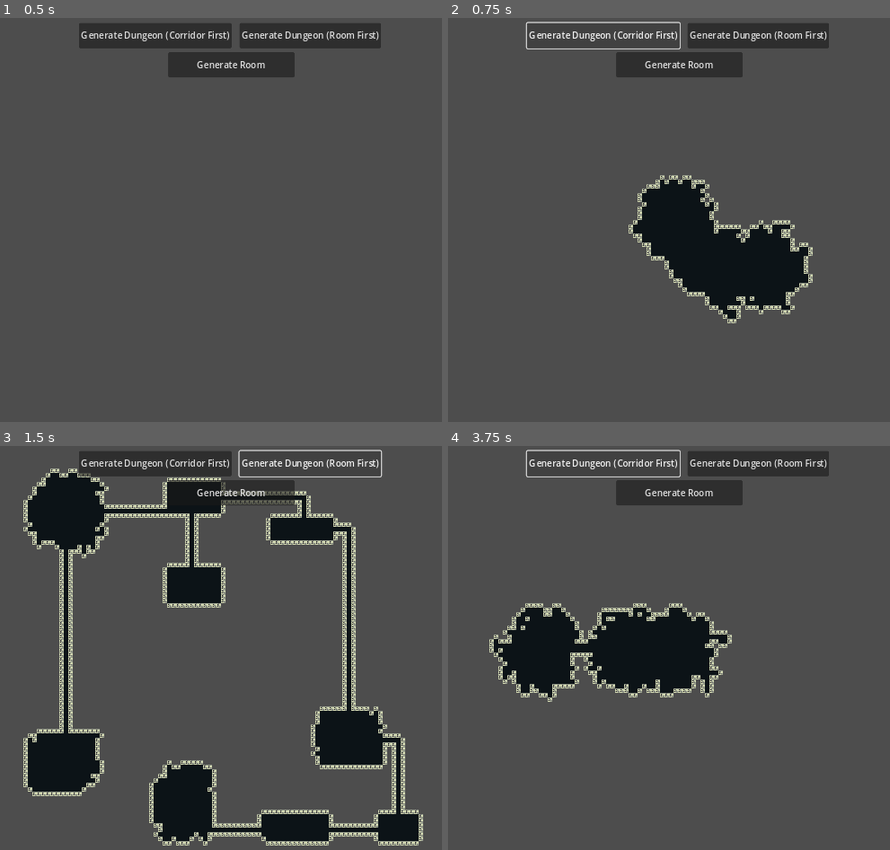
Above: before the commit, frames 1-4 (two rows, left to right).
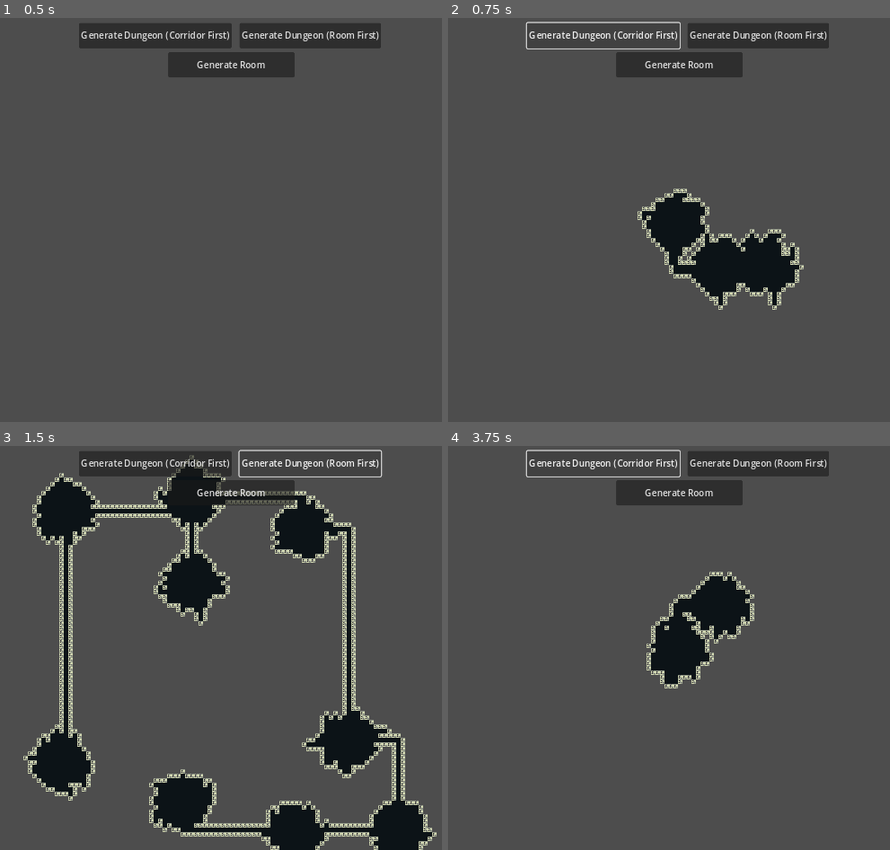
Above: after the commit, the same moments.

Repository: WizardsNStuff/Zealot-of-Wanderlust
Game: Godot game, scene res://Proc Gen/proc_gen.tscn
The game is run twice, just before and just after one commit, with the same random seed, the same clock (stepped at 60 frames per second) and the same inputs. This scene is started directly instead of the project's main scene.
Inputs:
- Up to frame 1 (0.5 s): no input
- Up to frame 2 (0.75 s): click "Generate Dungeon (Corridor Fi…" at 0.5 s
- Up to frame 3 (1.5 s): click "Generate Dungeon (Room First)" at 1.25 s
- Up to frame 4 (3.75 s): click "Generate Room" at 2 s; click "Generate Room" at 2.75 s; click "Generate Dungeon (Corridor Fi…" at 3.5 s

Frame 1 is identical in both runs. In frame 2, 4.1% of the frame differs, in the area x 40-83%, y 38-76%; in frame 3, 9.4%; in frame 4, 9.5%, in the area x 9-70%, y 31-64%.

Commit message:
added an optional diagonal corridor creation to connect rooms

Diff:
--- a/zealot-of-wanderlust/Proc Gen/proc_gen.tscn
+++ b/zealot-of-wanderlust/Proc Gen/proc_gen.tscn
@@ -68,6 +68,7 @@
 1:4/0 = 0
 0:5/0 = 0
 1:5/0 = 0
+2:10/0 = 0
 
 [sub_resource type="TileSet" id="TileSet_oibp5"]
 tile_size = Vector2i(32, 32)
@@ -82,14 +83,12 @@
 [node name="ProcGenData" type="Node" parent="."]
 script = ExtResource("2_fqe3b")
 room_iterations = 500
-room_walk_length = 20
 room_start_randomly_each_iteration = false
 corridor_amount = 3
 min_room_width = 15
 min_room_height = 15
 dungeon_width = 100
 dungeon_height = 100
-room_offset = 6
 random_walk_room = true
 
 [node name="ProcGenView" type="CanvasLayer" parent="." node_paths=PackedStringArray("proc_gen_controller", "gen_room_btn", "corridor_first_btn", "room_first_btn")]
--- a/zealot-of-wanderlust/Proc Gen/proc_gen_controller.gd
+++ b/zealot-of-wanderlust/Proc Gen/proc_gen_controller.gd
@@ -9,6 +9,7 @@
 
 # the tilemap layer for the walls
 @export var wall_tilemap_layer : WallTileMapLayer
+
 
 # runs the procedural generation for creating the floor layout and walls
 # this method generates the floor positions using a random walk algorithm
@@ -152,66 +153,11 @@
 	# return the dictionary containing all wall positions
 	return wall_positions
 
-# generates a random walk corridor starting from a specified position
-# creates a corridor by moving in a random direction for a given length
-func random_walk_corridor(start_position : Vector2i, corridor_length : int) -> Array:
-	# array to store the positions of the corridor tiles
-	var corridor : Array = []
-
-	# get a random direction for the corridor movement
-	var direction = get_random_direction()
-
-	# set the current position to the starting position
-	var current_position = start_position
-
-	# add the current position to the corridor tile list
-	corridor.append(current_position)
-
-	# iterate for the specified length of the corridor
-	for i in range(0, corridor_length):
-		# move to the next position in the current direction
-		current_position += direction
-
-		# add the new position to the corridor array
-		corridor.append(current_position)
-
-	# return the array containing all positions of the corridor tiles
-	return corridor
-
-# creates corridors using a random walk algorithm and adds their positions to the set of floor positions
-# generates a specified number of corridors
-# updating the floor positions and potential room positions as corridors are created.
-func create_corridors(floor_positions : Dictionary, potential_room_positions : Dictionary) -> Array[Array]:
-	# set the starting position for corridor generation
-	var current_position = proc_gen_data.start_position
-
-	# mark the starting position as a potential room position
-	potential_room_positions[current_position] = null
-
-	# array to store all the generated corridors
-	var corridors : Array[Array] = []
-
-	# loop through the specified corridor amount to generate multiple corridors
-	for i in range(0, proc_gen_data.corridor_amount):
-		# generate a corridor by executing a random walk from the current position
-		var corridor : Array = random_walk_corridor(current_position, proc_gen_data.corridor_walk_length)
-
-		# store the generated corridor in the corridors array
-		corridors.append(corridor)
-
-		# set current_position to the last position in the generated corridor (the corridor endpoint)
-		current_position = corridor[corridor.size() - 1]
-
-		# mark the end position of the corridor as a potential room position
-		potential_room_positions[current_position] = null
-
-		# iterate through each position in the generated corridor
-		for position in corridor:
-			# include the position in the dictionary of floor positions, marking it as part of the floor layout
-			floor_positions[position] = null
-
-	# return the array of generated corridors
-	return corridors
+
+
+
+
+# Corridor First Generation
 
 # generate corridors first then add rooms, walls, and other features around them
 func corridor_first_generation() -> void:
@@ -418,117 +364,72 @@
 	# if the direction does not match any cardinal direction, return Vector2i.ZERO
 	return Vector2i.ZERO
 
-# performs binary space partitioning on a given space to create a list of rooms
-# algorithm recursively splits the space until the resulting rooms meet
-# the minimum width and height requirements
-func binary_space_partitioning(space_to_split : AABB, minWidth: int, minHeight: int) -> Array[AABB]:
-	# queue to hold the spaces that need to be split
-	var rooms_queue : Array[AABB] = []
-	# array to store the successfully created rooms
-	var rooms_list : Array[AABB] = []
-
-	# enqueue the initial space to split
-	rooms_queue.push_back(space_to_split)
-
-	# process the queue until all spaces have been handled
-	while (rooms_queue.size() > 0):
-		# dequeue the next room to process
-		var room : AABB = rooms_queue.pop_front()
-
-		# check if the room is large enough to split
-		if (room.size.y >= minHeight && room.size.x >= minWidth):
-
-			# generate a random value to decide how to split the room, for a more random room layout
-			# if the random value is <= 0.5, we prioritize a horizontal split
-			if (randf() <= 0.5):
-
-				# if the room's height is at least double the min height
-				# split the room horizontally to create two new rooms
-				if (room.size.y >= minHeight*2):
-					split_horizontally(minHeight, rooms_queue, room)
-
-				# if the room's width is at least double the min width
-				# split the room vertically to create two new rooms
-				elif (room.size.x >= minWidth*2):
-					split_vertically(minWidth, rooms_queue, room)
-
-				# the room cannot be split further due to size constraints
-				# but it is a valid room, so we add it to the rooms list
-				else:
-					rooms_list.append(room)
-
-			# if the random value is > 0.5, we prioritize a vertical split
-			else:
-
-				# if the room's width is at least double the min width
-				# split the room vertically to create two new rooms
-				if (room.size.x >= minWidth*2):
-					split_vertically(minWidth, rooms_queue, room)
-
-				# if the room's height is at least double the min height
-				# split the room horizontally to create two new rooms
-				elif (room.size.y >= minHeight*2):
-					split_horizontally(minHeight, rooms_queue, room)
-
-				# the room cannot be split further due to size constraints
-				# but it is a valid room, so we add it to the rooms list
-				else:
-					rooms_list.append(room)
-
-	# return the list of created rooms
-	return rooms_list
-
-# splits a given room vertically, creating two new rooms
-func split_vertically(_minWidth : int, rooms_queue : Array[AABB], room : AABB) -> void:
-	# generate a random split position along the width of the room
-	var x_split : float = randf_range(1, room.size.x)
-
-	# using a split range of (minWidth, room.size.x - minWidth) ensures we always fit 2
-	# rooms but this creates a grid like structure which looks less random
-	#var x_split : float = randf_range(minWidth, room.size.x - minWidth)
-
-	# room_1 is defined by the original room's position (bottom-left corner)
-	# and extends horizontally from the start of the room to the x_split point
-	# while the height remains the same as the original room
-	var room_1 : AABB = AABB(room.position, Vector3i(x_split, room.size.y, room.size.z))
-
-	# room_2 is defined by the position that starts just after the x_split point
-	# and extends to the right side of the original room
-	# while the height remains the same as the original room
-	var room_2 : AABB = AABB(
-		Vector3i(room.position.x + x_split, room.position.y, room.position.z),
-		Vector3i(room.size.x - x_split, room.size.y, room.size.z)
-		)
-
-	# enqueue both newly created rooms back into the rooms_queue for further processing
-	rooms_queue.push_back(room_1)
-	rooms_queue.push_back(room_2)
-
-# splits a given room horizontally, creating two new rooms
-func split_horizontally(_minHeight : int, rooms_queue : Array[AABB], room : AABB) -> void:
-	# generate a random split position along the width of the room
-	var y_split : float = randf_range(1, room.size.y)
-
-	# using a split range of (minHeight, room.size.y - minHeight) ensures we always fit 2
-	# rooms but this creates a grid like structure which looks less random
-	#var y_split : float = randf_range(minHeight, room.size.y - minHeight)
-
-	# room_1 is defined by the original room's position (bottom-left corner)
-	# and extends vertically from the start of the room to the y_split point
-	# while the width remains the same as the original room
-	var room_1 : AABB = AABB(room.position, Vector3i(room.size.x, y_split, room.size.z))
-
-	# room_2 is defined by the position that starts just after the y_split point
-	# and extends to the top of the original room
-	# while the width remains the same as the original room
-	var room_2 : AABB = AABB(
-		Vector3i(room.position.x, room.position.y + y_split, room.position.z),
-		Vector3i(room.size.x, room.size.y - y_split, room.size.z)
-		)
-
-	# enqueue both newly created rooms back into the rooms_queue for further processing
-	rooms_queue.push_back(room_1)
-	rooms_queue.push_back(room_2)
+# creates corridors using a random walk algorithm and adds their positions to the set of floor positions
+# generates a specified number of corridors
+# updating the floor positions and potential room positions as corridors are created.
+func create_corridors(floor_positions : Dictionary, potential_room_positions : Dictionary) -> Array[Array]:
+	# set the starting position for corridor generation
+	var current_position = proc_gen_data.start_position
+
+	# mark the starting position as a potential room position
+	potential_room_positions[current_position] = null
+
+	# array to store all the generated corridors
+	var corridors : Array[Array] = []
+
+	# loop through the specified corridor amount to generate multiple corridors
+	for i in range(0, proc_gen_data.corridor_amount):
+		# generate a corridor by executing a random walk from the current position
+		var corridor : Array = random_walk_corridor(current_position, proc_gen_data.corridor_walk_length)
+
+		# store the generated corridor in the corridors array
+		corridors.append(corridor)
+
+		# set current_position to the last position in the generated corridor (the corridor endpoint)
+		current_position = corridor[corridor.size() - 1]
+
+		# mark the end position of the corridor as a potential room position
+		potential_room_positions[current_position] = null
+
+		# iterate through each position in the generated corridor
+		for position in corridor:
+			# include the position in the dictionary of floor positions, marking it as part of the floor layout
+			floor_positions[position] = null
+
+	# return the array of generated corridors
+	return corridors
+
+# generates a random walk corridor starting from a specified position
+# creates a corridor by moving in a random direction for a given length
+func random_walk_corridor(start_position : Vector2i, corridor_length : int) -> Array:
+	# array to store the positions of the corridor tiles
+	var corridor : Array = []
+
+	# get a random direction for the corridor movement
+	var direction = get_random_direction()
+
+	# set the current position to the starting position
+	var current_position = start_position
+
+	# add the current position to the corridor tile list
+	corridor.append(current_position)
+
+	# iterate for the specified length of the corridor
+	for i in range(0, corridor_length):
+		# move to the next position in the current direction
+		current_position += direction
+
+		# add the new position to the corridor array
+		corridor.append(current_position)
+
+	# return the array containing all positions of the corridor tiles
+	return corridor
+
+
+
+
+
+# Room First Generation
 
 # generates rooms using binary space partitioning (BSP), creates simple rooms from the partitions,
 # and paints the floor tiles for these rooms onto a tilemap
@@ -557,6 +458,13 @@
 		proc_gen_data.min_room_height
 		)
 
+	var list = []
+	for room in rooms_list:
+		var str = str(room.position.x) + "," + str(room.position.y) + "," + str(room.size.x) + "," + str(room.size.y)
+		list.append(str)
+
+	print(list)
+
 	# dictionary to hold the floor tiles for the generated rooms
 	var floor_tiles : Dictionary = {}
 
@@ -670,8 +578,18 @@
 		# remove the closest room center from the list to avoid reconnecting it
 		room_centers.erase(closest_center)
 
-		# create a new corridor between the current room center and the closest center
+		# create a new corridor between the current room center and the closest center using straight lines
 		var new_corridor : Dictionary = create_corridor(current_room_center, closest_center)
+
+		# create a new corridor between the current room center and the closest center using diagnol lines
+		#var new_corridor : Dictionary = create_diagnol_corridor(current_room_center, closest_center)
+
+		# increase the size of the newly created corridor by padding each tile with a 3x3 grid
+		#var new_padded_corridor : Array = increase_corridor_size_by_3_by_3(new_corridor.keys())
+
+		# add the padded corridor tile to the corridor tiles ditionary
+		#for tile in new_padded_corridor:
+			#corridors[tile] = null
 
 		# move to the closest room center to continue the process
 		current_room_center = closest_center
@@ -809,3 +727,185 @@
 
 	# if the offset is too large, adjust it to ensure valid room size and return the adjusted offset
 	return (min_of_room_width_and_height / 2) - 1
+
+# performs binary space partitioning on a given space to create a list of rooms
+# algorithm recursively splits the space until the resulting rooms meet
+# the minimum width and height requirements
+func binary_space_partitioning(space_to_split : AABB, min_room_width: int, min_room_height: int) -> Array[AABB]:
+	# queue to hold the spaces that need to be split
+	var rooms_queue : Array[AABB] = []
+	# array to store the successfully created rooms
+	var rooms_list : Array[AABB] = []
+
+	# enqueue the initial space to split
+	rooms_queue.push_back(space_to_split)
+
+	var list = []
+
+	# process the queue until all spaces have been handled
+	while (rooms_queue.size() > 0):
+		# dequeue the next room to process
+		var room : AABB = rooms_queue.pop_front()
+		var str = str(room.position.x) + "," + str(room.position.y) + "," + str(room.size.x) + "," + str(room.size.y)
+		list.append(str)
+
+		# check if the room is large enough to split
+		if (room.size.y >= min_room_height && room.size.x >= min_room_width):
+
+			# generate a random value to decide how to split the room, for a more random room layout
+			# if the random value is <= 0.5, we prioritize a horizontal split
+			if (randf() <= 0.5):
+
+				# if the room's height is at least double the min height
+				# split the room horizontally to create two new rooms
+				if (room.size.y >= min_room_height*2):
+					split_horizontally(min_room_height, rooms_queue, room)
+
+				# if the room's width is at least double the min width
+				# split the room vertically to create two new rooms
+				elif (room.size.x >= min_room_width*2):
+					split_vertically(min_room_width, rooms_queue, room)
+
+				# the room cannot be split further due to size constraints
+				# but it is a valid room, so we add it to the rooms list
+				else:
+					rooms_list.append(room)
+
+			# if the random value is > 0.5, we prioritize a vertical split
+			else:
+
+				# if the room's width is at least double the min width
+				# split the room vertically to create two new rooms
+				if (room.size.x >= min_room_width*2):
+					split_vertically(min_room_width, rooms_queue, room)
+
+				# if the room's height is at least double the min height
+				# split the room horizontally to create two new rooms
+				elif (room.size.y >= min_room_height*2):
+					split_horizontally(min_room_height, rooms_queue, room)
+
+				# the room cannot be split further due to size constraints
+				# but it is a valid room, so we add it to the rooms list
+				else:
+					rooms_list.append(room)
+
+	print(list)
+	# return the list of created rooms
+	return rooms_list
+
+# splits a given room vertically, creating two new rooms
+func split_vertically(_min_room_width : int, rooms_queue : Array[AABB], room : AABB) -> void:
+	# generate a random split position along the width of the room
+	var x_split : float = randf_range(1, room.size.x)
+
+	# using a split range of (min_room_width, room.size.x - min_room_width) ensures we always fit 2
+	# rooms but this creates a grid like structure which looks less random
+	#var x_split : float = randf_range(min_room_width, room.size.x - min_room_width)
+
+	# room_1 is defined by the original room's position (bottom-left corner)
+	# and extends horizontally from the start of the room to the x_split point
+	# while the height remains the same as the original room
+	var room_1 : AABB = AABB(room.position, Vector3i(x_split, room.size.y, room.size.z))
+
+	# room_2 is defined by the position that starts just after the x_split point
+	# and extends to the right side of the original room
+	# while the height remains the same as the original room
+	var room_2 : AABB = AABB(
+		Vector3i(room.position.x + x_split, room.position.y, room.position.z),
+		Vector3i(room.size.x - x_split, room.size.y, room.size.z)
+		)
+
+	# enqueue both newly created rooms back into the rooms_queue for further processing
+	rooms_queue.push_back(room_1)
+	rooms_queue.push_back(room_2)
+
+# splits a given room horizontally, creating two new rooms
+func split_horizontally(_min_room_height : int, rooms_queue : Array[AABB], room : AABB) -> void:
+	# generate a random split position along the width of the room
+	var y_split : float = randf_range(1, room.size.y)
+
+	# using a split range of (min_room_height, room.size.y - min_room_height) ensures we always fit 2
+	# rooms but this creates a grid like structure which looks less random
+	#var y_split : float = randf_range(min_room_height, room.size.y - min_room_height)
+
+	# room_1 is defined by the original room's position (bottom-left corner)
+	# and extends vertically from the start of the room to the y_split point
+	# while the width remains the same as the original room
+	var room_1 : AABB = AABB(room.position, Vector3i(room.size.x, y_split, room.size.z))
+
+	# room_2 is defined by the position that starts just after the y_split point
+	# and extends to the top of the original room
+	# while the width remains the same as the original room
+	var room_2 : AABB = AABB(
+		Vector3i(room.position.x, room.position.y + y_split, room.position.z),
+		Vector3i(room.size.x, room.size.y - y_split, room.size.z)
+		)
+
+	# enqueue both newly created rooms back into the rooms_queue for further processing
+	rooms_queue.push_back(room_1)
+	rooms_queue.push_back(room_2)
+
+# creates a diagonal corridor between two points using Bresenham's line algorithm
+# the corridor is represented as a dictionary where the keys are positions (Vector2i)
+# that form a path from the start to the end position
+func create_diagnol_corridor(start_position : Vector2i, end_position : Vector2i) -> Dictionary:
+	# dictionary to hold the positions that make up the corridor
+	var corridor : Dictionary = {}
+
+	# get the x and y coordinates from start and end positions
+	var x0 : int = start_position.x
+	var y0 : int = start_position.y
+	var x1 : int = end_position.x
+	var y1 : int = end_position.y
+
+	# calculate differences in x and y direction
+	var dx : int = abs(x1-x0)
+	var dy : int = abs(y1-y0)
+
+	# determine the step direction for x and y (whether to increment or decrement)
+	var sx : int
+	var sy : int
+
+	# set x direction step: -1 if moving left, 1 if moving right
+	if x0 > x1:
+		sx = -1
+	else:
+		sx = 1
+
+	# set y direction step: -1 if moving up, 1 if moving down
+	if y0 > y1:
+		sy = -1
+	else:
+		sy = 1
+
+	# initial error term for Bresenham's algorithm (difference between x and y)
+	var err : int = dx-dy
+
+	# loop until the current position matches the end position
+	while true:
+		# mark the current position in the corridor dictionary
+		corridor[Vector2i(x0,y0)] = null
+
+		# break the loop once the start and end positions match
+		if x0 == x1 and y0 == y1:
+			break
+
+		# calculate a temporary error term to adjust movement direction
+		var e2 : int = 2 * err
+
+		# move horizontally if necessary
+		if e2 > -dy:
+			# adjust the error term for horizontal movement
+			err -= dy
+			# adjust x-coordinate based on the step direction
+			x0 += sx
+
+		# move vertically if necessary
+		if e2 < dx:
+			# adjust the error term for vertical movement
+			err += dx
+			# adjust y-coordinate based on the step direction
+			y0 += sy
+
+	# return the dictionary containing all the positions of the diagonal corridor
+	return corridor
